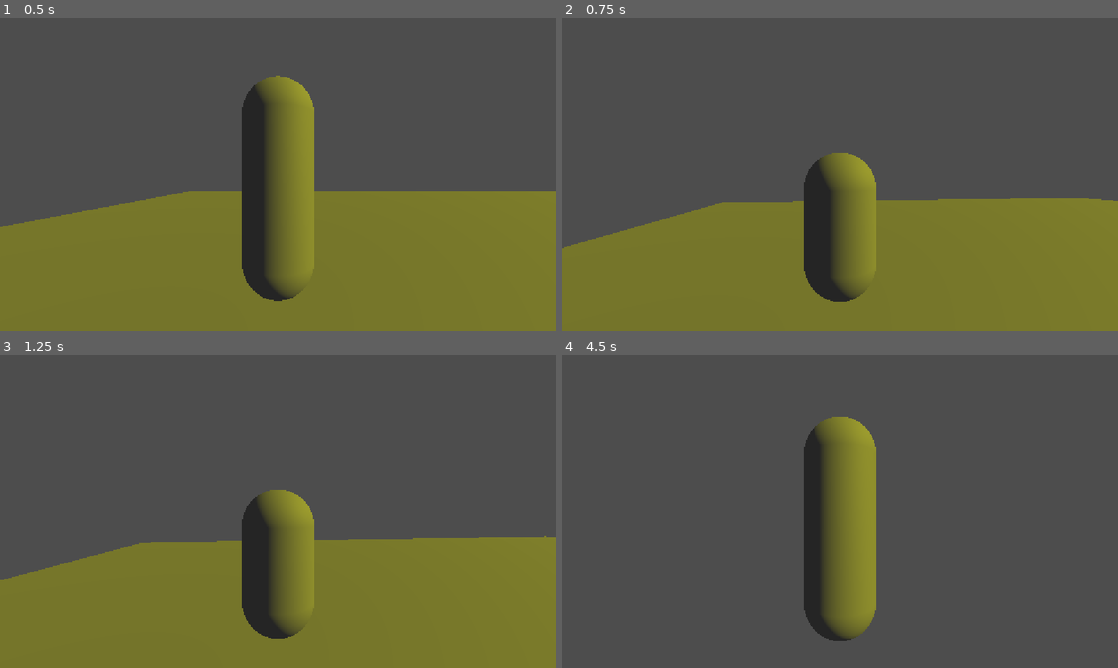
Above: before the commit, frames 1-4 (two rows, left to right).
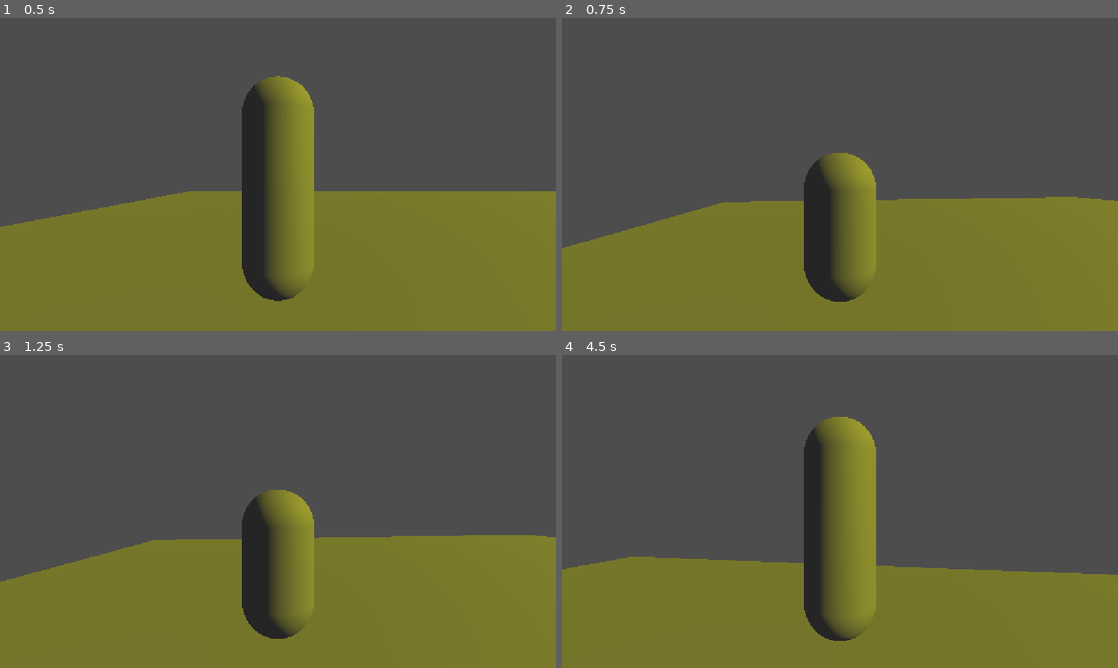
Above: after the commit, the same moments.

Repository: muh4mmedemin/Code-Of-Duty
Game: Godot game, scene res://scenes/main.tscn
The game is run twice, just before and just after one commit, with the same random seed, the same clock (stepped at 60 frames per second) and the same inputs.
Inputs (mouse positions are in pixels of both pictures, inside the frame that each line leads up to):
- Up to frame 1 (0.5 s): no input
- Up to frame 2 (0.75 s): tap Enter (ui_accept) at 0.5 s; move the mouse to (867, 174) at 0.52 s; hold W (ui_up) from 0.53 s (still down); hold Ctrl (player_crouch) from 0.53 s (still down)
- Up to frame 3 (1.25 s): keep holding W (ui_up); keep holding Ctrl (player_crouch); tap Enter (ui_accept) at 0.77 s; tap Shift (player_sprint) at 0.8 s
- Up to frame 4 (4.5 s): keep holding W (ui_up); move the mouse to (812, 511) at 1.27 s; release Ctrl (player_crouch) at 1.28 s; tap Shift (player_sprint) at 1.35, 2.3, 2.85, 3.8, 4.35 s; tap Enter (ui_accept) at 1.52, 3.02, 3.77 s; tap Ctrl (player_crouch) at 1.55, 3.05 s; move the mouse to (851, 505) at 2.02 s; hold Ctrl (player_crouch) 2.03-2.78 s; move the mouse to (834, 517) at 2.77 s; move the mouse to (878, 514) at 3.52 s; hold Ctrl (player_crouch) 3.53-4.28 s; move the mouse to (795, 508) at 4.27 s

Frame 1 is identical in both runs. In frame 2, 0.1% of the frame differs, in the area x 0-100%, y 57-74%; in frame 3, 0.5%; in frame 4, 30%, in the area x 0-100%, y 64-100%.

Commit message:
Added crouch, walk, and run system.

Diff:
--- a/code-of-duty/scripts/player.gd
+++ b/code-of-duty/scripts/player.gd
@@ -3,19 +3,17 @@
 @onready var player: CharacterBody3D = $"."
 @onready var camera: Camera3D = $Camera3D
 
-const SPEED = 5.0
+var player_speed = WALK_SPEED
+const WALK_SPEED = 5.0
+const CROUCH_SPEED = 2.5
+const RUN_SPEED = 7.0
+
+
 const JUMP_VELOCITY = 4.5
 @export var Sensivity: float = 0.1
 
-#region
-#player_status value list:
-#0 = don't move
-#1 = walking
-#2 = running
-#3 = crounching
-#4 = jumping
-#endregion
-var player_status = 0
+enum state {WALK, RUN, CROUCH, JUMP}
+var player_status = state.WALK
 
 
 func _ready() -> void:
@@ -34,21 +32,16 @@
 	var input_dir := Input.get_vector("ui_left", "ui_right", "ui_up", "ui_down")
 	var direction := (transform.basis * Vector3(input_dir.x, 0, input_dir.y)).normalized()
 	if direction:
-		velocity.x = direction.x * SPEED
-		velocity.z = direction.z * SPEED
+		velocity.x = direction.x * player_speed
+		velocity.z = direction.z * player_speed
 	else:
-		velocity.x = move_toward(velocity.x, 0, SPEED)
-		velocity.z = move_toward(velocity.z, 0, SPEED)
+		velocity.x = move_toward(velocity.x, 0, player_speed)
+		velocity.z = move_toward(velocity.z, 0, player_speed)
 
 	move_and_slide()
-	if Input.is_action_pressed("player_crouch"):
-		$CollisionShape3D/MeshInstance3D.mesh.height = 2.0
-		$CollisionShape3D.shape.height = 2.0
-		$CollisionShape3D.position.y = 2.0 / 2.0
-	elif Input.is_action_just_released("player_crouch"):
-		$CollisionShape3D.shape.height = 3.0
-		$CollisionShape3D/MeshInstance3D.mesh.height = 3.0
-		$CollisionShape3D.position.y = 3.0 / 2.0
+	handle_player_movement_state()
+	print(player_speed)
+
 func _input(event):
 	if event is InputEventMouseMotion:
 		handle_camera_look(event)
@@ -56,8 +49,41 @@
 # Bu fonksiyon oyuncunun kamerasını mouse ile yönlendirmesine yarıyor.
 func handle_camera_look(event):
 	var camera_rotation_deg
-
 	camera_rotation_deg = camera.rotation_degrees.x - (event.relative.y * Sensivity)
 	if camera_rotation_deg <= 80 and camera_rotation_deg >= -80:
 		camera.rotation_degrees.x = camera_rotation_deg
 	player.rotation_degrees.y -= event.relative.x * Sensivity
+
+#region PLAYER_MOVEMENT_STATE
+func handle_player_movement_state():
+	var was_player_status = player_status
+	if Input.is_action_pressed("player_crouch") and player_status != state.RUN:
+		if player_status != state.CROUCH:
+			$CollisionShape3D/MeshInstance3D.mesh.height = 2.0
+			$CollisionShape3D.shape.height = 2.0
+			$CollisionShape3D.position.y = 2.0 / 2.0
+			player_status = state.CROUCH
+			handle_player_speed(state.CROUCH)
+	elif Input.is_action_pressed("player_sprint") and player_status != state.CROUCH:
+		if player_status != state.RUN:
+			player_status = state.RUN
+			handle_player_speed(state.RUN)
+	elif player_status != state.WALK:
+		player_status = state.WALK
+		handle_player_speed(state.WALK)
+
+	if was_player_status == player_status:
+		return
+	elif was_player_status == state.CROUCH:
+		$CollisionShape3D/MeshInstance3D.mesh.height = 3.0
+		$CollisionShape3D.shape.height = 3.0
+		$CollisionShape3D.position.y = 3.0 / 2.0
+
+func handle_player_speed(player_state):
+	if state.CROUCH == player_state:
+		player_speed = CROUCH_SPEED
+	elif state.RUN == player_state:
+		player_speed = RUN_SPEED
+	elif state.WALK == player_state:
+		player_speed = WALK_SPEED
+#endregion
